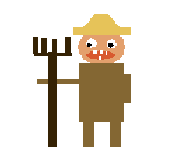
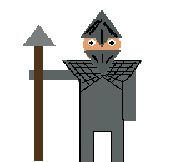
Before/after of a 190 × 162 layered artwork. What changed in the layer stack:
added layer "Layer 11" above "Layer 12" over box(81, 10, 122, 75)
added layer "Layer 12" above "Layer 10" over box(23, 25, 142, 162)
hid "Layer 9" over box(33, 14, 131, 147)
